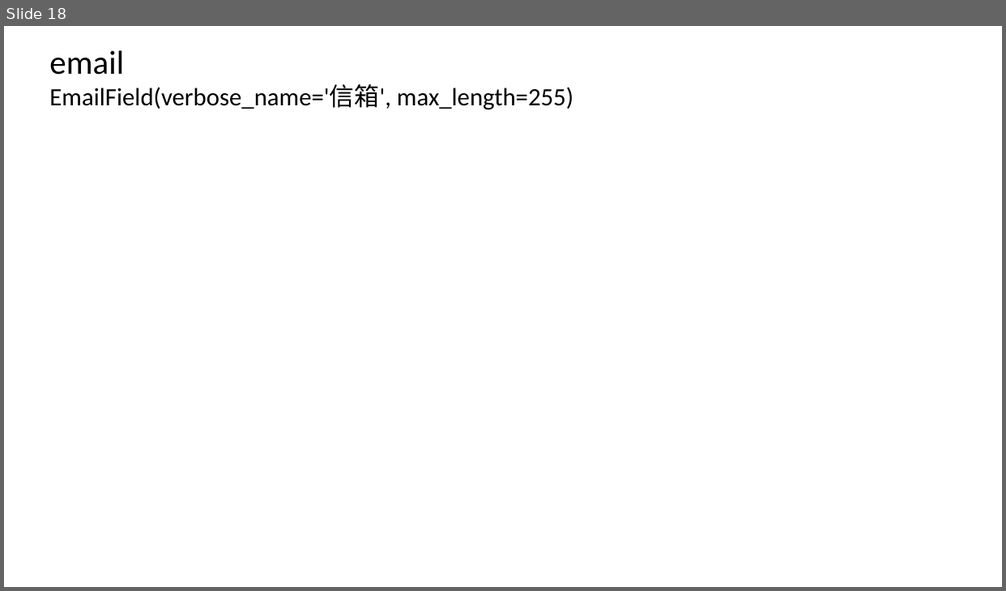
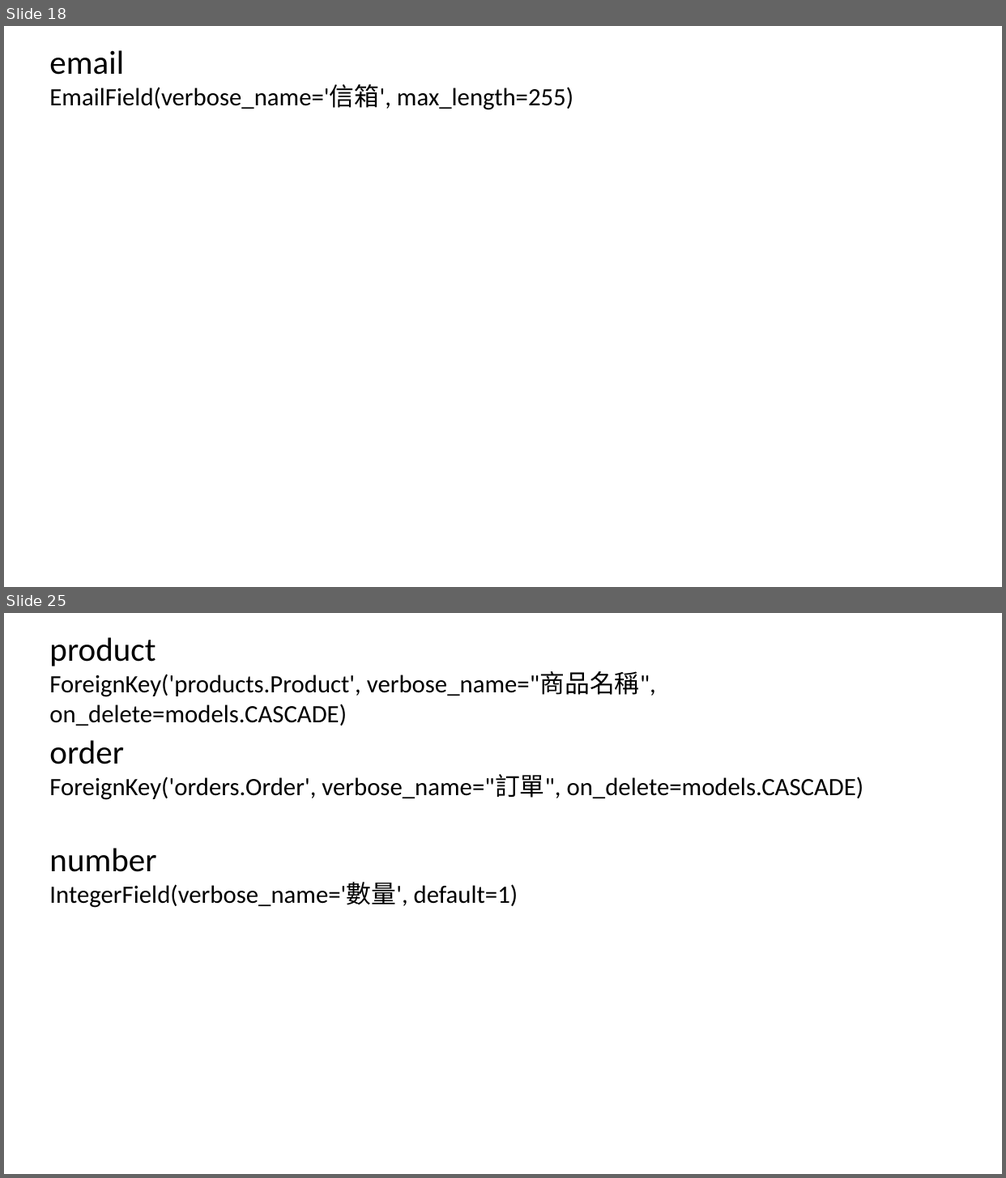
Before and after one commit to LouisLin511986/Django-eCommerce-tenant, a slide deck: model_set.pptx. Shown one above the other, each under a label of ours: slide 18 before the commit, slides 18 and 25 after it; the slides between them are not shown. The pictures are 1006x591 and 1006x1178 pixels, drawn with LibreOffice and Linux fonts; fonts in the diff are those of the drawing. Boxes give left, top, right and bottom in pixels: in the first picture for what was removed or moved away, otherwise in the second. Text is boxed around its words. In the diff, an @@ line names an element or a change of style, - is before the commit and + after.

```diff
--- a/model_set.pptx
+++ b/model_set.pptx
@@ slide 25 added at [4,613,1002,1174], background #FFFFFF @@
@@ text added at [49,637,656,726], 24 pt, text #000000 @@
+product
+ForeignKey('products.Product', verbose_name="商品名稱", on_delete=models.CASCADE)
@@ text added at [49,740,864,800], 24 pt, text #000000 @@
+order
+ForeignKey('orders.Order', verbose_name="訂單", on_delete=models.CASCADE)
@@ text added at [49,848,518,908], 24 pt, text #000000 @@
+number
+IntegerField(verbose_name='數量', default=1)
```
Also in this commit, not shown: 3 slides changed, 6 other slides added, 35 other files.
